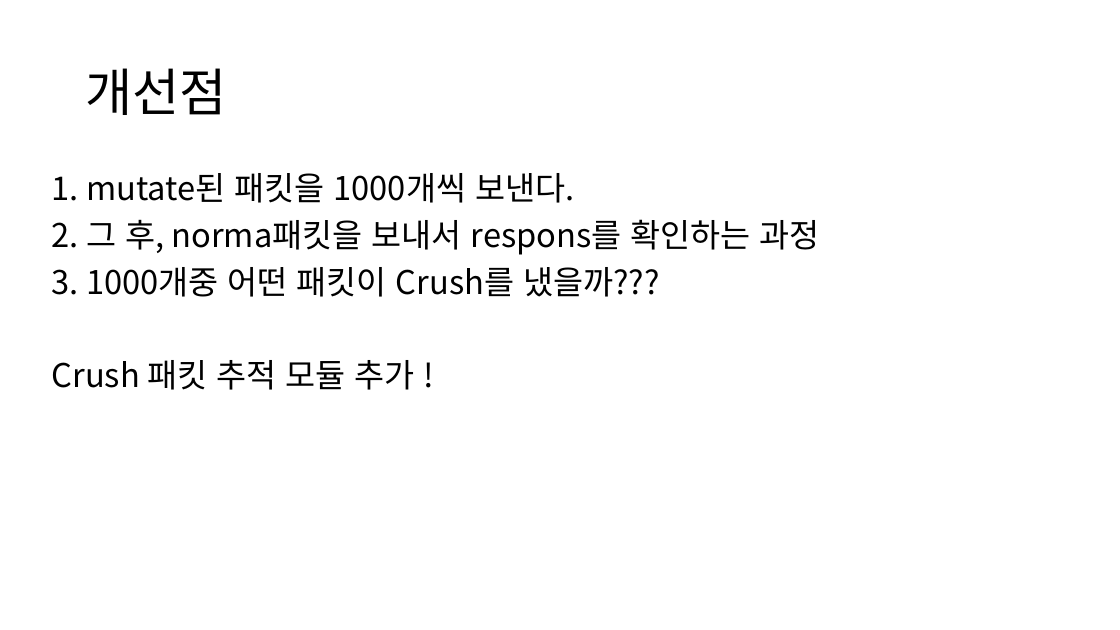
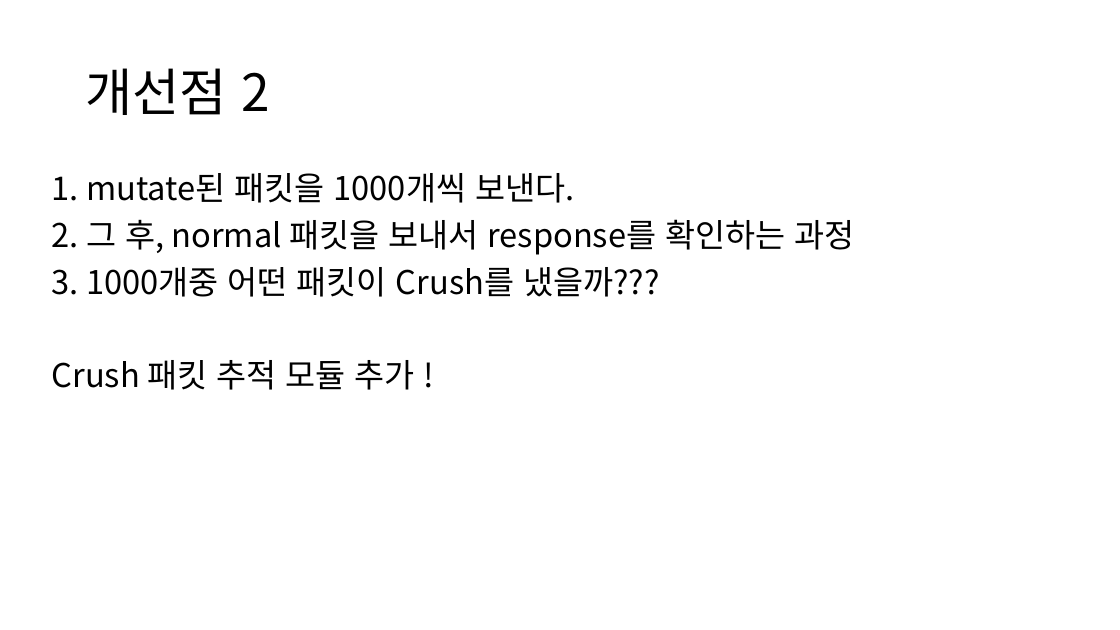
Before and after one commit to gunwooKim-Korea/network-fuzzer, a slide deck: slide 75 of networkfuzzer/Network fuzzer.pptx (slide 43 before the commit). Drawn at 1120x630 pixels with LibreOffice and Linux fonts; fonts in the diff are those of the drawing. Boxes give left, top, right and bottom in pixels: in the first picture for what was removed or moved away, otherwise in the second. Text is boxed around its words. In the diff, an @@ line names an element or a change of style, - is before the commit and + after.

```diff
--- a/networkfuzzer/Network fuzzer.pptx
+++ b/networkfuzzer/Network fuzzer.pptx
@@ title at [85,68,270,115]: text changed @@
-개선점
+개선점 2
@@ text at [52,219,854,255]: text changed @@
-2. 그 후, norma패킷을 보내서 respons를 확인하는 과정
+2. 그 후, normal 패킷을 보내서 response를 확인하는 과정
```
Also in this commit, not shown: 12 other slides changed, 38 slides added, 3 slides removed.
